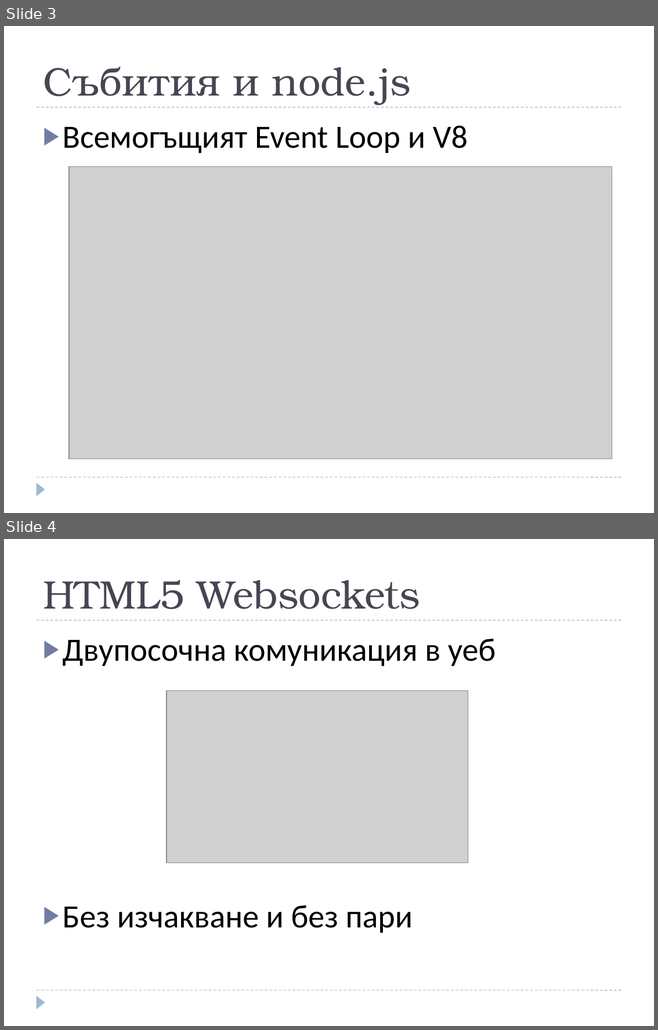
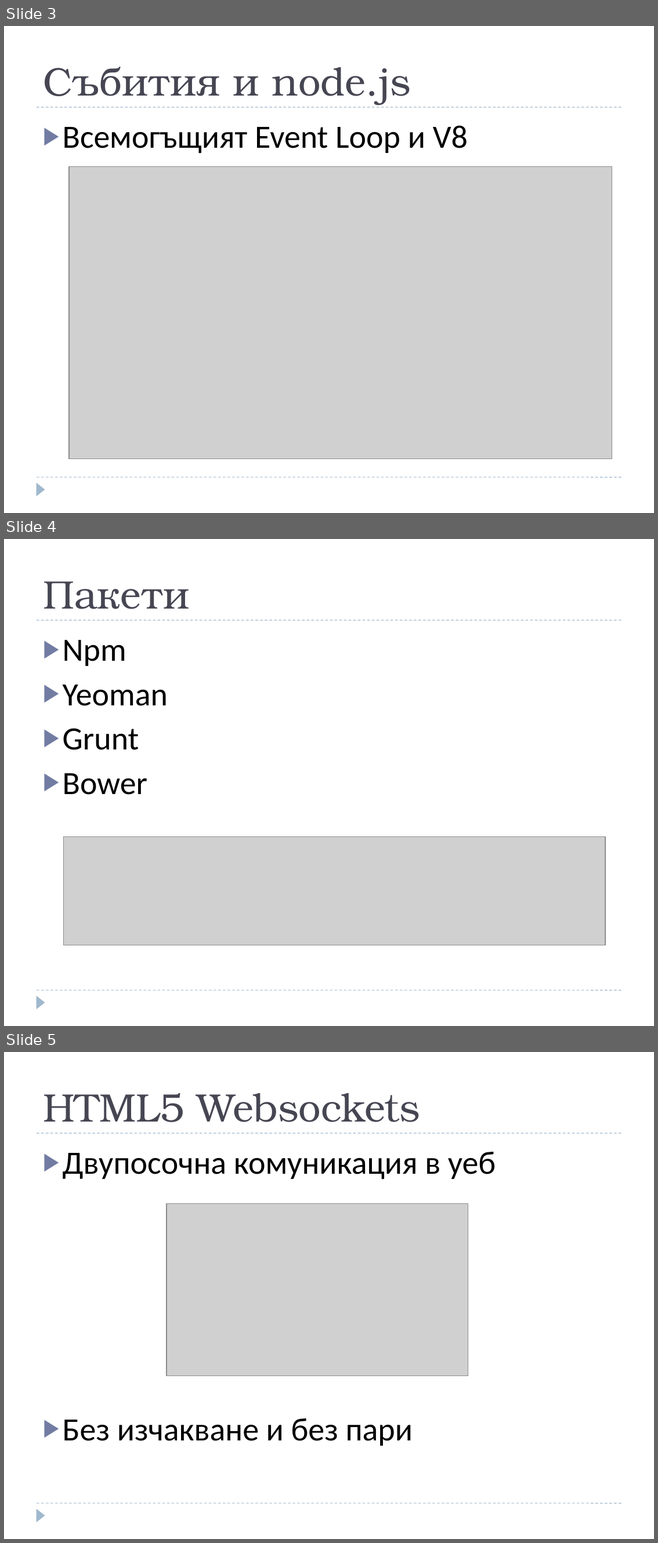
Before and after one commit to dininski/SoftUniConf2014, a slide deck: Presentation/Първи стъпки в Node.pptx. Shown one above the other, each under a label of ours: slides 3 and 4 before the commit, slides 3, 4 and 5 after it. The pictures are 658x1030 and 658x1543 pixels, drawn with LibreOffice and Linux fonts; fonts in the diff are those of the drawing; grey boxes stand for pictures. Boxes give left, top, right and bottom in pixels: in the first picture for what was removed or moved away, otherwise in the second. Text is boxed around its words. In the diff, an @@ line names an element or a change of style, - is before the commit and + after.

Commit message:
Updated presentation

```diff
--- a/Presentation/Първи стъпки в Node.pptx
+++ b/Presentation/Първи стъпки в Node.pptx
@@ slide 4 added at (4, 539, 654, 1026), background #FFFFFF; not listed: 3 template elements that a slide beside it also shows @@
@@ title added at (43, 581, 189, 609), 44 pt, text #464653 @@
+Пакети
@@ text added at (63, 640, 168, 795), 36 pt, text #000000 @@
+▶ Npm
+▶ Yeoman
+▶ Grunt
+▶ Bower
@@ picture added at (64, 837, 605, 945) @@
@@ what was slide 4 is now slide 5 @@
```
Also in this commit, not shown: 1 other file.
